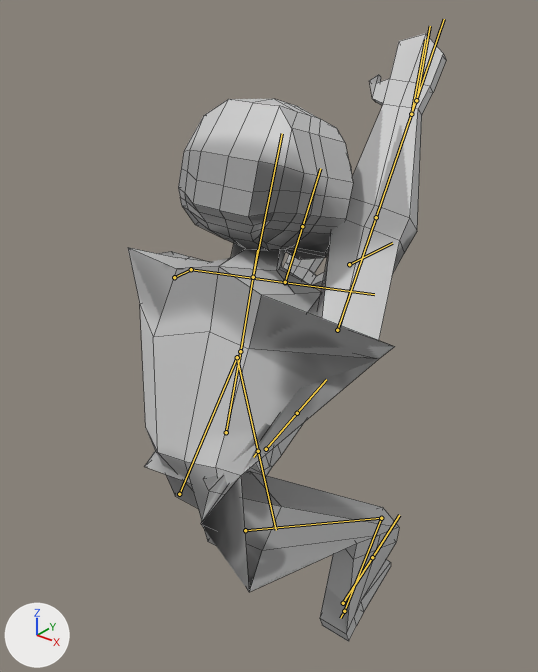
What one commit did to the FBX model dev/models/bones.fbx.
Before and after are seen from a 50 mm camera at (2.69, -5.52, 1.35) aimed at (-2.75, 1.28, -2.87). The axes (+X, +Y, +Z) are drawn at lower left. The lights are the same throughout. The older version comes first. Both versions are drawn at frame 335 of the action 'Armature|ArmatureAction'; the numbers are the values there. The bones that change, and the others that lie on the model, are drawn over the model as lines. Mesh edges are drawn as thin lines.
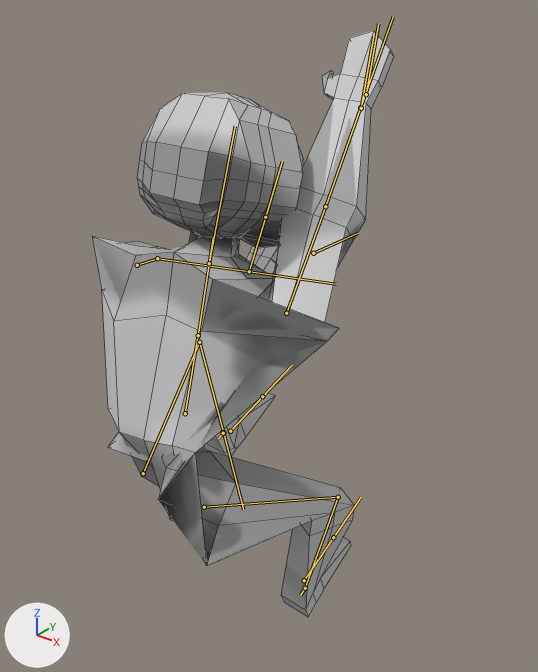
Location of each change, [x1, y1, x2, y2] in pixels of the pictures (538 x 672 px):
'Cube', posed: before [128, 33, 446, 642]; after [92, 30, 394, 617]
bone 'spine', root to tip: before (226, 432) to (242, 341); after (185, 413) to (199, 325)
bone 'hand_l', root to tip: before (285, 282) to (302, 226); after (249, 271) to (265, 217)
bone 'ik_feet_l', root to tip: before (258, 451) to (253, 457); after (223, 433) to (218, 438)
bone 'hand_r', root to tip: before (411, 114) to (425, 39); after (361, 108) to (373, 36)
bone 'ik_feet_r', root to tip: before (344, 611) to (340, 618); after (305, 588) to (300, 595)

What the commit changed:
Bone 'spine' (bone_spine) moves from (0.0, -0.29, -2.43) to (0.0, -0.28, -3.1).
Bone 'hand_l' (bone_hand_l) moves from (2.5, -0.45, -0.99) to (2.5, 0.23, -0.99).
Bone 'ik_feet_l' (bone_ik_feet_l) moves from (-3.3, -1.55, 2.51) to (-3.35, -1.55, 3.19).
Bone 'hand_r' (bone_hand_r) moves from (-2.38, -5.5, 1.64) to (-2.38, -6.18, 1.65).
Bone 'ik_feet_r' (bone_ik_feet_r) moves from (1.53, -1.22, -1.96) to (1.52, -1.22, -2.64).
